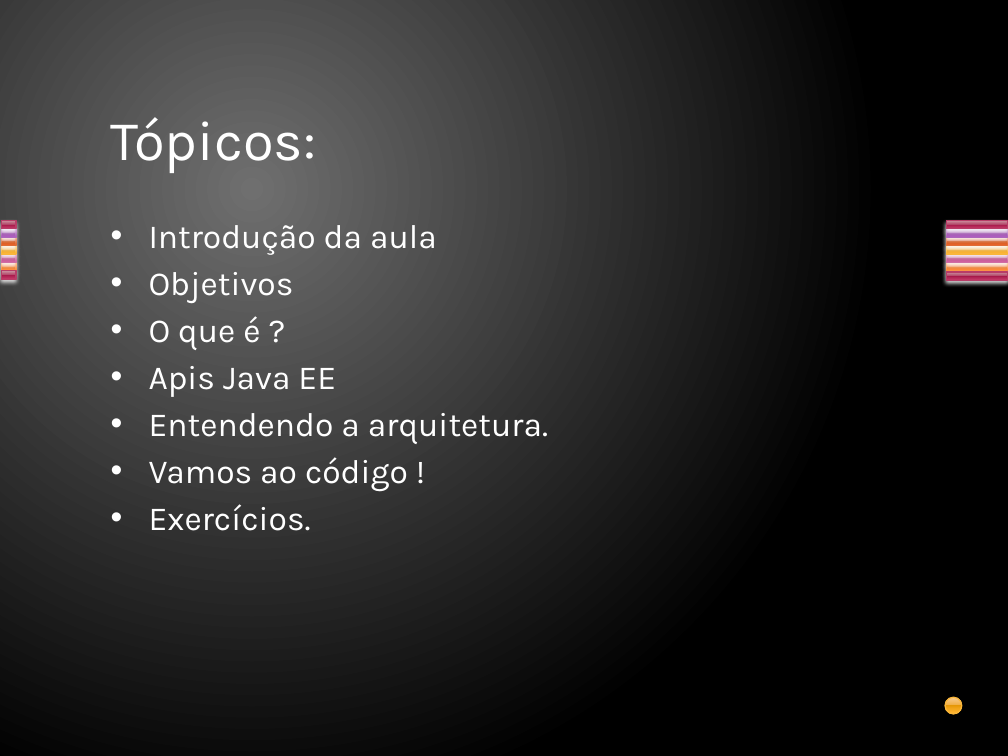
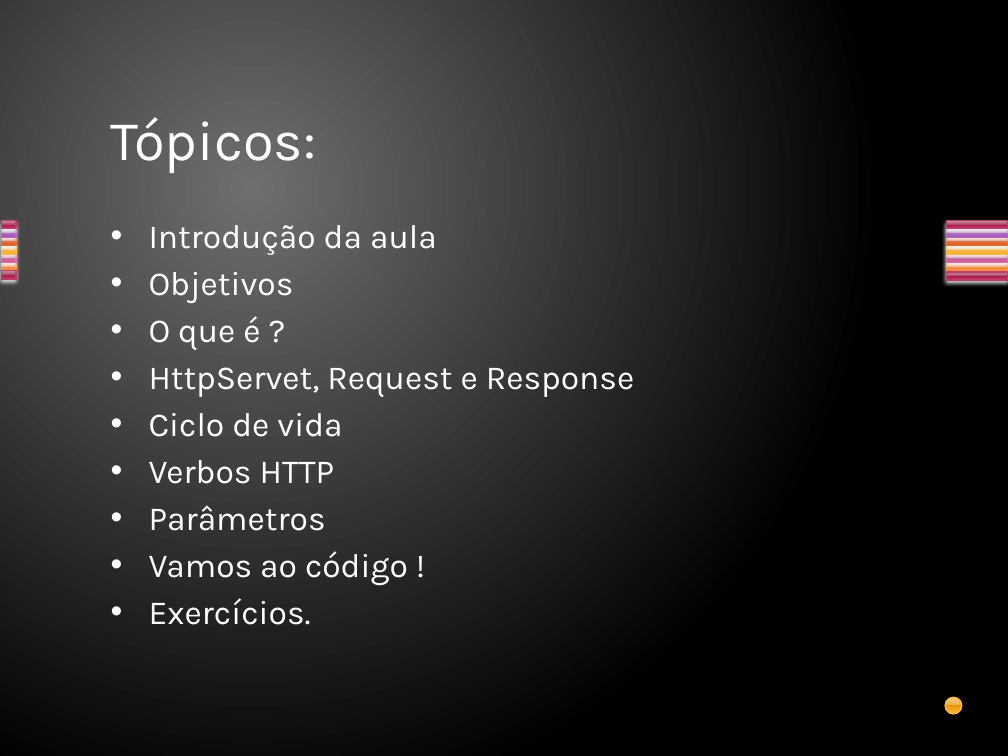
Before and after one commit to davirj9/javaAvancado, a slide deck: slide 2 of AulasAvancado/src/main/resources/br/com/Aula2/Servlets.pptx. Drawn at 1008x756 pixels with LibreOffice and Linux fonts; fonts in the diff are those of the drawing. Boxes give left, top, right and bottom in pixels: in the first picture for what was removed or moved away, otherwise in the second. Text is boxed around its words. In the diff, an @@ line names an element or a change of style, - is before the commit and + after.

```diff
--- a/AulasAvancado/src/main/resources/br/com/Aula2/Servlets.pptx
+++ b/AulasAvancado/src/main/resources/br/com/Aula2/Servlets.pptx
@@ text at (x1=149, y1=367, x2=635, y2=531): text changed @@
-• Apis Java EE
-• Entendendo a arquitetura.
+• HttpServet, Request e Response
+• Ciclo de vida
+• Verbos HTTP
+• Parâmetros
```
Also in this commit, not shown: 3 slides added, 2 slides removed, 6 other files.
